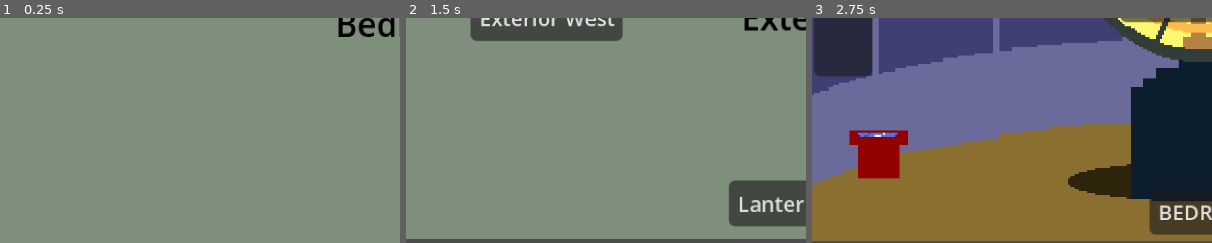
Above: before the commit, frames 1-3 (left to right).
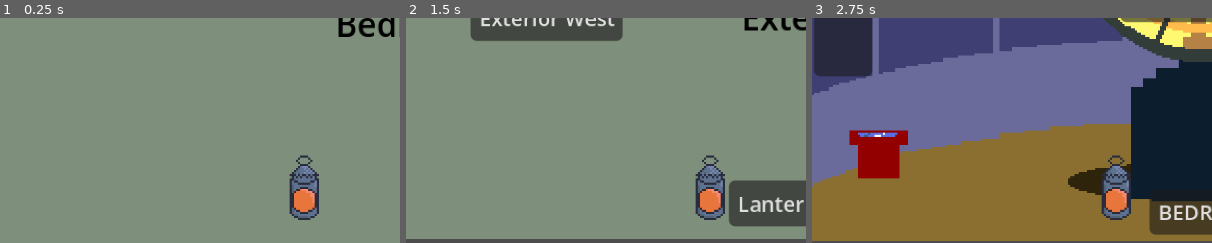
Above: after the commit, the same moments.

Repository: DerangedPalmito/Gamejam-Plus-26
Game: Godot game, scene res://scenes/Rooms/Devroom.tscn
Same seed, same stepped clock (60 frames per second), same inputs: the game is played once before the commit and once after it. The engine's default icon, where the game draws it, is replaced by a stand-in: a white triangle on a blue panel in a dark square.
Inputs:
- Up to frame 1 (0.25 s): no input
- Up to frame 2 (1.5 s): click "LANTERN ROOM" at 0.5 s; click "EXTERIOR NORTH" at 1.25 s
- Up to frame 3 (2.75 s): click "Lantern Room" at 2 s
The pictures show only the part of the screen within x 0-50%, y 50-100%; the shares and areas given below are measured in that part.

The runs differ from the first frame. In frame 1, 1.7% of the frame differs, in the area x 72-80%, y 60-90%; in frame 2, 1.7%; in frame 3, 1.7%.

Commit message:
REFACTOR: lanterna setada para seguir mouse

Diff:
--- a/scenes/Rooms/BullseyeLantern.tscn
+++ b/scenes/Rooms/BullseyeLantern.tscn
@@ -1,4 +1,6 @@
 [gd_scene format=3 uid="uid://by40dcritaxki"]
+
+[ext_resource type="Script" uid="uid://dw5cmg68vdnl1" path="res://scripts/bullseye_lantern.gd" id="1_80uq6"]
 
 [sub_resource type="Gradient" id="Gradient_ktfow"]
 offsets = PackedFloat32Array(0, 0.6370192, 1)
@@ -11,6 +13,7 @@
 fill_to = Vector2(0.890625, 0.8524306)
 
 [node name="BullseyeLantern" type="Node2D" unique_id=1887440402]
+script = ExtResource("1_80uq6")
 
 [node name="PointLight2D" type="PointLight2D" parent="." unique_id=735291449]
 scale = Vector2(0.76168966, 0.76168966)
--- a/scenes/Rooms/Devroom.tscn
+++ b/scenes/Rooms/Devroom.tscn
@@ -10,6 +10,20 @@
 [ext_resource type="Texture2D" uid="uid://dryg6jesk2p8m" path="res://assets/sprites/Rooms/LanternRoom/LanternRoom.png" id="7_dyj72"]
 [ext_resource type="Script" uid="uid://dklcalsk41kh5" path="res://scripts/Tasks/CleaningWindow/CleaningWindowTask.gd" id="8_myhuw"]
 [ext_resource type="Texture2D" uid="uid://co2qj3a0haj0e" path="res://icon.svg" id="9_xgmbl"]
+[ext_resource type="Texture2D" uid="uid://4aivai1bwkds" path="res://assets/Lantern GUI.png" id="11_dj1t2"]
+[ext_resource type="Texture2D" uid="uid://b77cnpk5uae4b" path="res://assets/LanternOn GUI.png" id="12_0ibmk"]
+[ext_resource type="Script" uid="uid://ms6ua2drjd7f" path="res://scripts/lantern.gd" id="13_eb0sy"]
+[ext_resource type="Script" uid="uid://bjcncmm7wk8iv" path="res://scripts/hallucination.gd" id="14_7q58c"]
+
+[sub_resource type="Gradient" id="Gradient_ktfow"]
+offsets = PackedFloat32Array(0, 0.6370192, 1)
+colors = PackedColorArray(0.91326916, 0.8214902, 0, 1, 0.5119952, 0.47313702, 0.123413466, 0.6370192, 0.34, 0.34, 0.34, 0)
+
+[sub_resource type="GradientTexture2D" id="GradientTexture2D_eb0sy"]
+gradient = SubResource("Gradient_ktfow")
+fill = 1
+fill_from = Vector2(0.5052083, 0.4878472)
+fill_to = Vector2(0.890625, 0.8524306)
 
 [sub_resource type="RectangleShape2D" id="RectangleShape2D_caeip"]
 size = Vector2(227, 170)
@@ -18,6 +32,16 @@
 script = ExtResource("1_dyj72")
 
 [node name="GameCamera" type="Camera2D" parent="." unique_id=1690645699]
+
+[node name="Lantern" type="PointLight2D" parent="." unique_id=2032118673]
+scale = Vector2(0.76168966, 0.76168966)
+enabled = false
+energy = 3.0
+texture = SubResource("GradientTexture2D_eb0sy")
+texture_scale = 1.08
+script = ExtResource("13_eb0sy")
+
+[node name="Area2D" type="Area2D" parent="Lantern" unique_id=2146847616]
 
 [node name="Rooms" type="Node2D" parent="." unique_id=902412338]
 
@@ -314,6 +338,8 @@
 text = "LANTERN ROOM"
 
 [node name="BedroomAnchor" type="Marker2D" parent="Rooms/Bedroom" unique_id=1238267417]
+
+[node name="Node2D" type="Node2D" parent="." unique_id=1358985023]
 
 [node name="UI" type="Node2D" parent="." unique_id=1852686082]
 visible = false
@@ -325,6 +351,28 @@
 offset_bottom = 554.0
 mouse_filter = 2
 color = Color(0, 0, 0, 1)
+
+[node name="CanvasLayer" type="CanvasLayer" parent="UI" unique_id=1842860626]
+
+[node name="TextureButton" type="TextureButton" parent="UI/CanvasLayer" unique_id=2026000060]
+anchors_preset = -1
+anchor_left = 0.38000003
+anchor_top = 0.88000005
+anchor_right = 0.38000003
+anchor_bottom = 0.88000005
+offset_left = -15.920013
+offset_top = -16.080017
+offset_right = 16.079987
+offset_bottom = 15.919983
+toggle_mode = true
+texture_normal = ExtResource("11_dj1t2")
+texture_pressed = ExtResource("12_0ibmk")
+
+[node name="Hallucinations" type="Node2D" parent="." unique_id=333531320]
+scale = Vector2(0.76168966, 0.76168966)
+
+[node name="Sprite2D" type="Sprite2D" parent="Hallucinations" unique_id=873982082]
+script = ExtResource("14_7q58c")
 
 [connection signal="pressed" from="Rooms/ExteriorSouth/ExteriorEast" to="Rooms/ExteriorSouth" method="_on_exterior_east_pressed"]
 [connection signal="pressed" from="Rooms/ExteriorSouth/ExteriorWest" to="Rooms/ExteriorSouth" method="_on_exterior_west_pressed"]
@@ -339,3 +387,4 @@
 [connection signal="pressed" from="Rooms/LanternRoom/Bedroom" to="Rooms/LanternRoom" method="_on_bedroom_pressed"]
 [connection signal="pressed" from="Rooms/LanternRoom/CleaningWindowTask1" to="Rooms/LanternRoom" method="_on_cleaning_window_task_1_pressed"]
 [connection signal="pressed" from="Rooms/Bedroom/LanternRoom" to="Rooms/Bedroom" method="_on_button_pressed"]
+[connection signal="toggled" from="UI/CanvasLayer/TextureButton" to="Lantern" method="_on_texture_button_toggled"]
--- /dev/null
+++ b/scenes/Rooms/texture_button.gd
@@ -0,0 +1,8 @@
+extends TextureButton
+@export var lantern: PointLight2D
+
+func _ready() -> void:
+	pass # Replace with function body.
+
+func _process(delta: float) -> void:
+	pass
--- a/scripts/Rooms/Devroom.gd
+++ b/scripts/Rooms/Devroom.gd
@@ -75,3 +75,7 @@
 
 	screen_fade.mouse_filter = Control.MOUSE_FILTER_IGNORE
 	in_transaction = false
+
+
+func _on_texture_button_toggled(toggled_on: bool) -> void:
+	pass # Replace with function body.
--- /dev/null
+++ b/scripts/hallucination.gd
@@ -0,0 +1,10 @@
+extends Sprite2D
+class_name Hallucination
+
+func _ready() -> void:
+	pass # Replace with function body.
+
+
+# Called every frame. 'delta' is the elapsed time since the previous frame.
+func _process(delta: float) -> void:
+	pass
--- /dev/null
+++ b/scripts/lantern.gd
@@ -0,0 +1,15 @@
+extends PointLight2D
+
+@export var lantern_button: TextureButton
+
+func _ready() -> void:
+	pass
+
+func _process(delta: float) -> void:
+	global_position = get_global_mouse_position()
+
+
+func _on_texture_button_toggled(toggled_on: bool) -> void:
+	enabled = true
+	await get_tree().create_timer(4.0).timeout
+	enabled = false
Binary file added: Farol sala.jpg.jpeg
Not shown, added: Farol sala.jpg.jpeg.import
Binary file added: assets/Lantern GUI.png
Not shown, added: assets/Lantern GUI.png.import
Binary file added: assets/LanternOn GUI.png
Not shown, added: assets/LanternOn GUI.png.import
Not shown, added: scenes/Rooms/texture_button.gd.uid
Not shown, added: scripts/hallucination.gd.uid
Not shown, added: scripts/lantern.gd.uid
